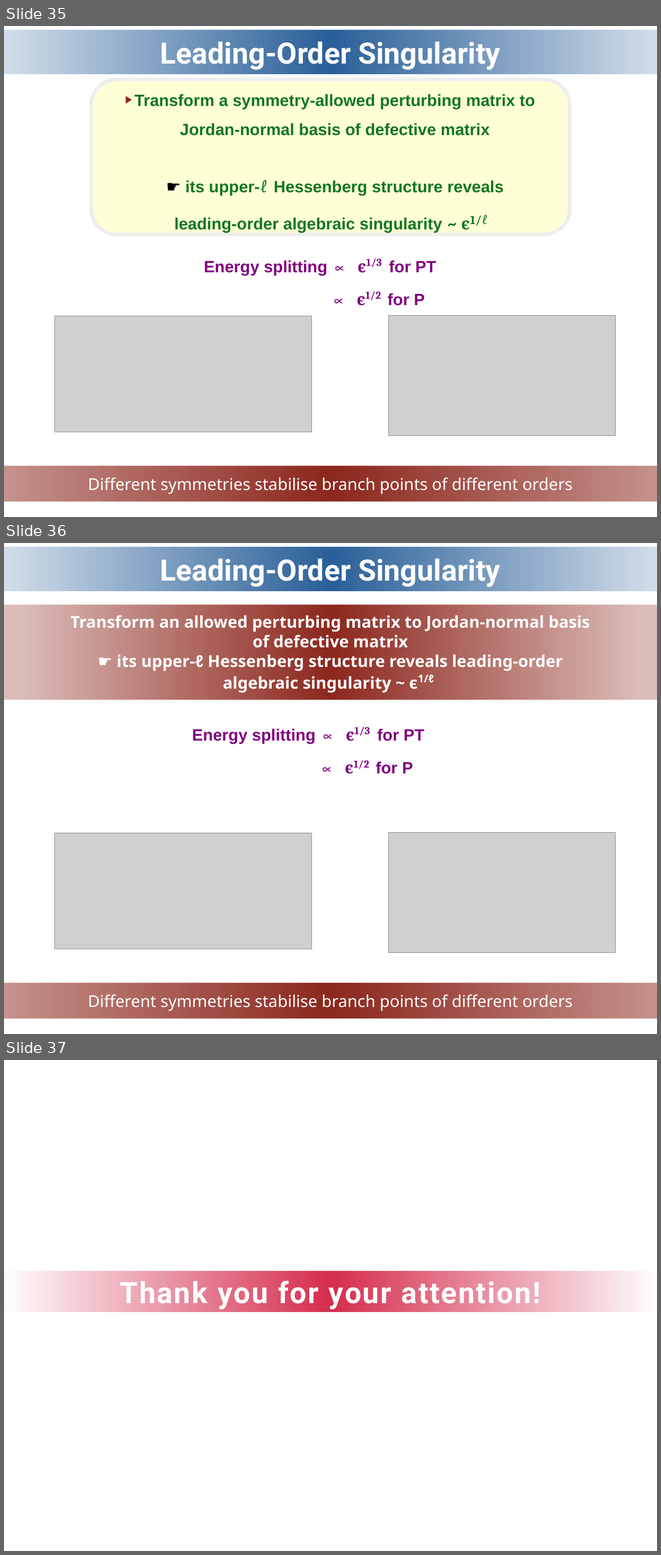
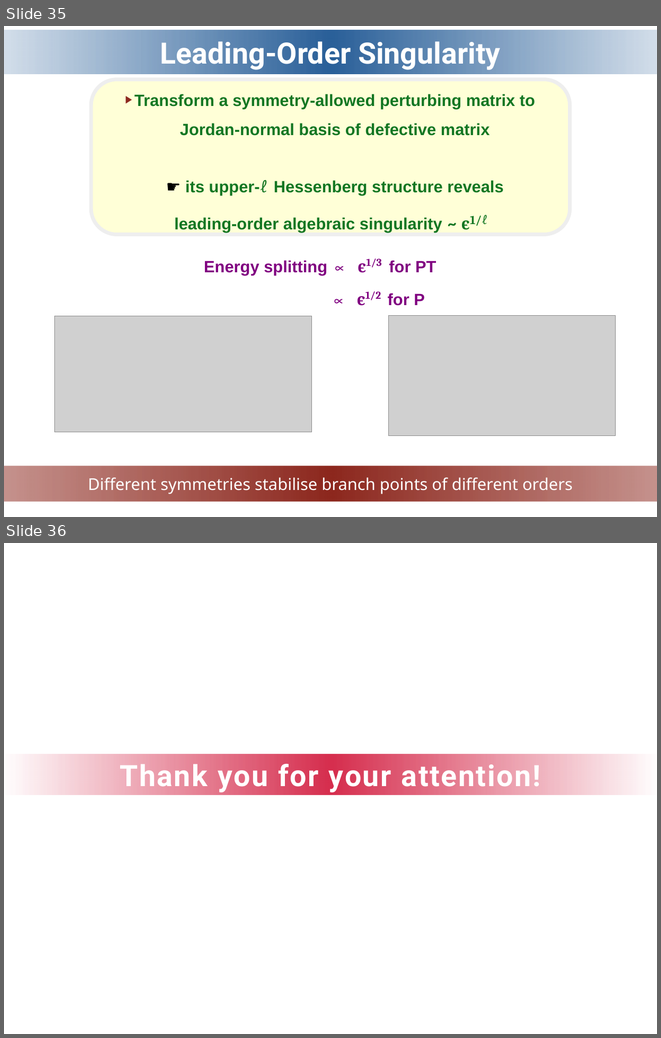
Before and after one commit to ipsita84/Puiseux-series, a slide deck: NH-2026.odp. Shown one above the other, each under a label of ours: slides 35, 36 and 37 before the commit, slides 35 and 36 after it. The pictures are 661x1555 and 661x1038 pixels, drawn with LibreOffice and Linux fonts; fonts in the diff are those of the drawing; grey boxes stand for pictures; background and template pictures are left out. Boxes give left, top, right and bottom in pixels: in the first picture for what was removed or moved away, otherwise in the second. Text is boxed around its words. In the diff, an @@ line names an element or a change of style, - is before the commit and + after.

```diff
--- a/NH-2026.odp
+++ b/NH-2026.odp
@@ slide 36 removed at box(4, 543, 657, 1034), background picture (left out) @@
@@ title removed at box(4, 547, 657, 591) @@
-Leading-Order Singularity
@@ rectangle removed at box(4, 605, 657, 700) @@
-Transform an allowed perturbing matrix to Jordan-normal basis
-of defective matrix
-☛ its upper-ℓ Hessenberg structure reveals leading-order
-algebraic singularity ~ ϵ1/ℓ
@@ text removed at box(192, 727, 424, 774) @@
-Energy splitting ∝ ϵ1/3 for PT
-∝ ϵ1/2 for P
@@ picture removed at box(54, 833, 311, 950) @@
@@ picture removed at box(389, 832, 616, 952) @@
@@ rectangle removed at box(4, 983, 657, 1019) @@
-Different symmetries stabilise branch points of different orders
@@ what was slide 37 is now slide 36 @@
```
Also in this commit, not shown: 9 slides changed, 1 other file.
